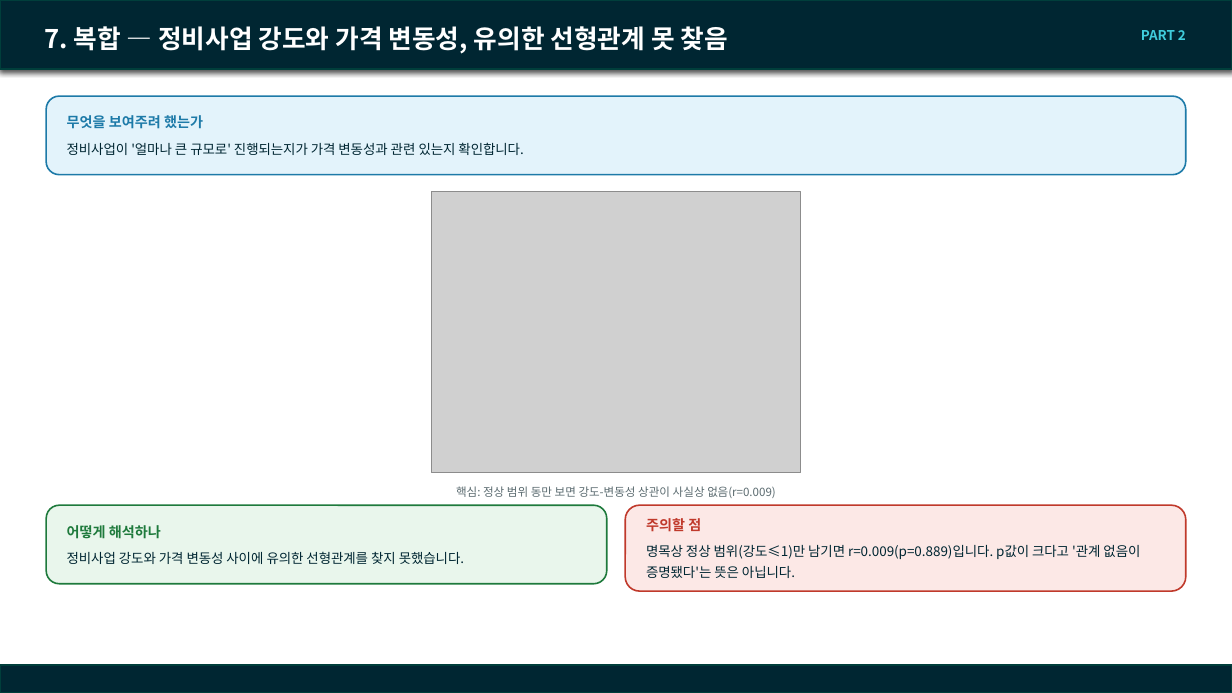
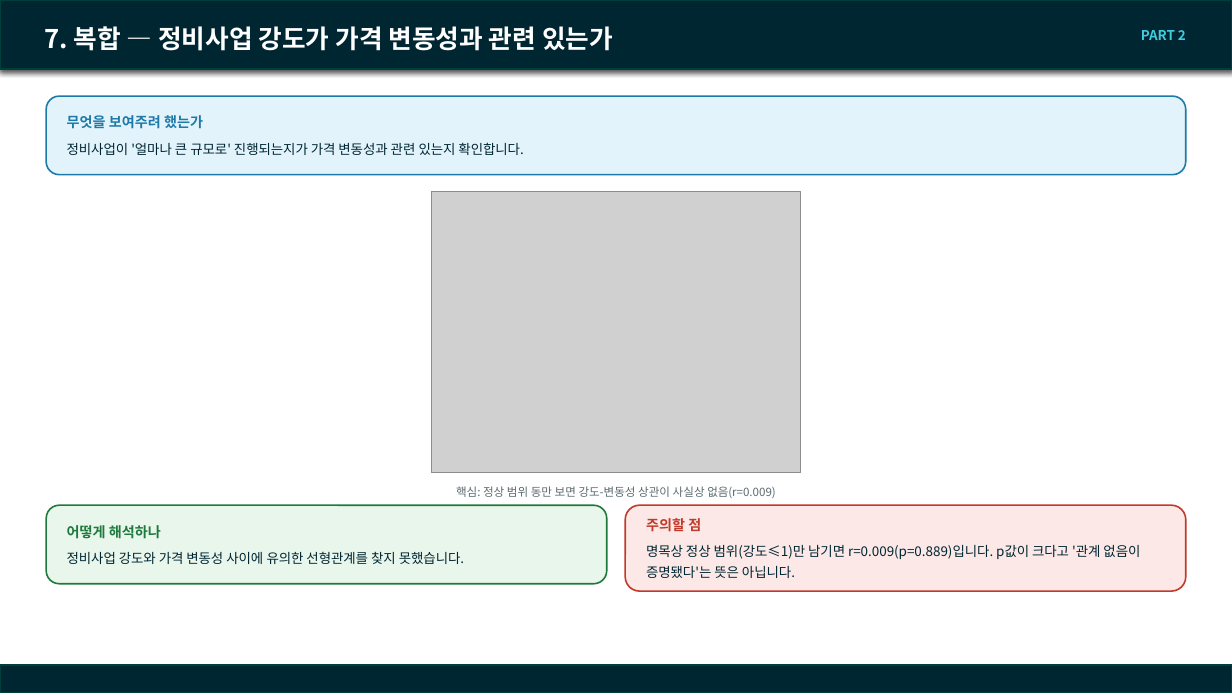
Before and after one commit to SunooJ-KR/Boomingup, a slide deck: slide 16 of eda/docs/260916_team_meeting.pptx. Drawn at 1232x693 pixels with LibreOffice and Linux fonts; fonts in the diff are those of the drawing; grey boxes stand for pictures; background and template pictures are left out. Boxes give left, top, right and bottom in pixels: in the first picture for what was removed or moved away, otherwise in the second. Text is boxed around its words. In the diff, an @@ line names an element or a change of style, - is before the commit and + after.

Commit message:
docs(eda): 분석 슬라이드 제목을 결론이 아닌 질문(목표)형으로 전면 수정
18개 분석 슬라이드(1~10번 축) 제목이 전부 "무엇을 봤더니 이랬다"는
결론을 바로 담고 있어서, 배경 설명 없이 제목만 보면 무슨 얘긴지 알기
어렵다는 지적을 반영했다. 각 슬라이드의 목적(purpose_box) 문구와
맞춰 "~는가" 질문형으로 바꿔, 제목만 봐도 이 슬라이드가 무엇을
확인하려는 건지 알 수 있게 했다. 결론은 기존처럼 본문(캡션·색상 박스)에
그대로 남는다.

```diff
--- a/eda/docs/260916_team_meeting.pptx
+++ b/eda/docs/260916_team_meeting.pptx
@@ title at (x1=44, y1=26, x2=613, y2=51): text changed @@
-7. 복합 — 정비사업 강도와 가격 변동성, 유의한 선형관계 못 찾음
+7. 복합 — 정비사업 강도가 가격 변동성과 관련 있는가
```
Also in this commit, not shown: 18 other slides changed, 1 other file.
